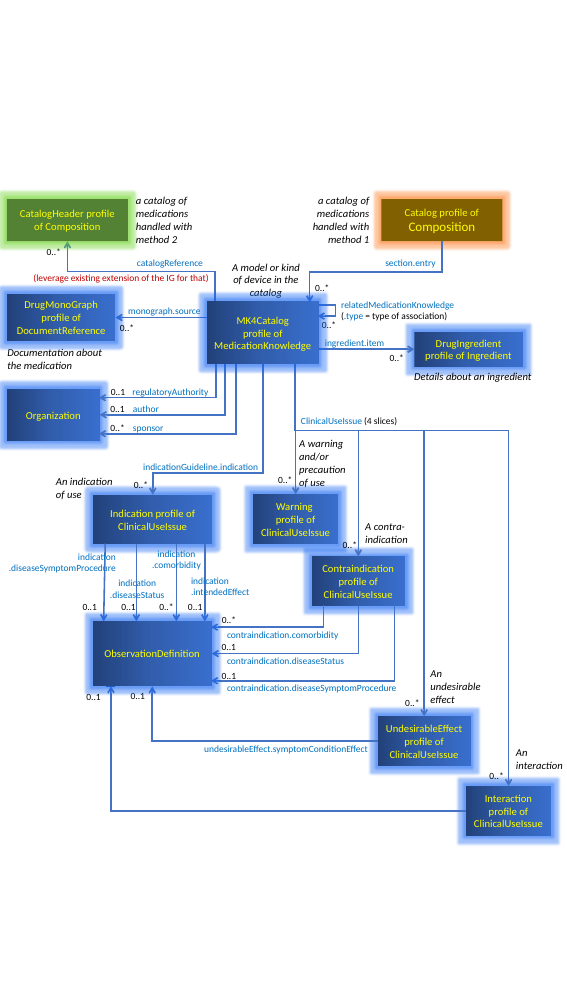
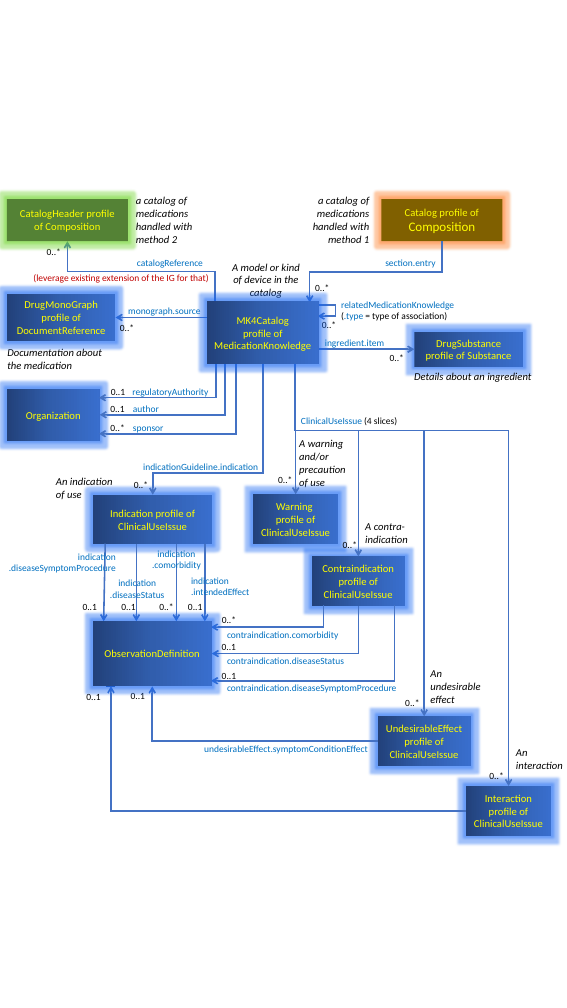
Before and after one commit to HL7/fhir-order-catalog, a slide deck: slide 1 of input/images-source/MedicationCatalog.pptx. Drawn at 567x1008 pixels with LibreOffice and Linux fonts; fonts in the diff are those of the drawing. Boxes give left, top, right and bottom in pixels: in the first picture for what was removed or moved away, otherwise in the second. Text is boxed around its words. In the diff, an @@ line names an element or a change of style, - is before the commit and + after.

Commit message:
Updated drug catalog specification page
+ having updated the scripts

```diff
--- a/input/images-source/MedicationCatalog.pptx
+++ b/input/images-source/MedicationCatalog.pptx
@@ text in rectangle at [426, 339, 511, 361]: text changed @@
-DrugIngredient profile of Ingredient
+DrugSubstance profile of Substance
```
Also in this commit, not shown: 7 other files.
